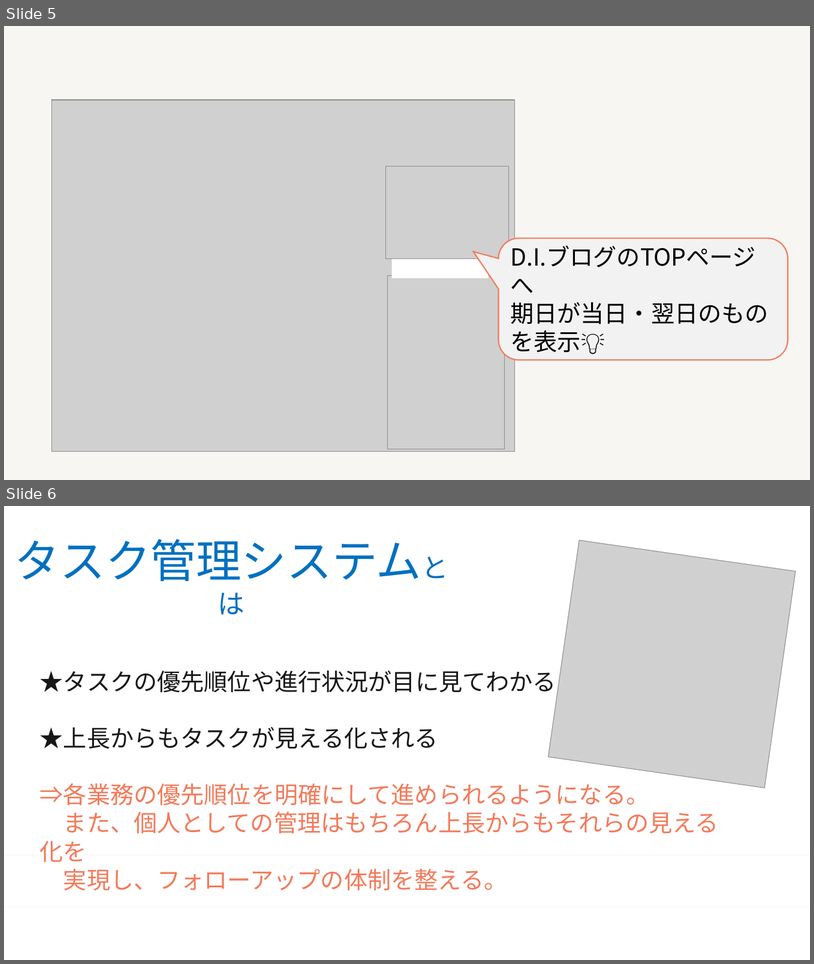
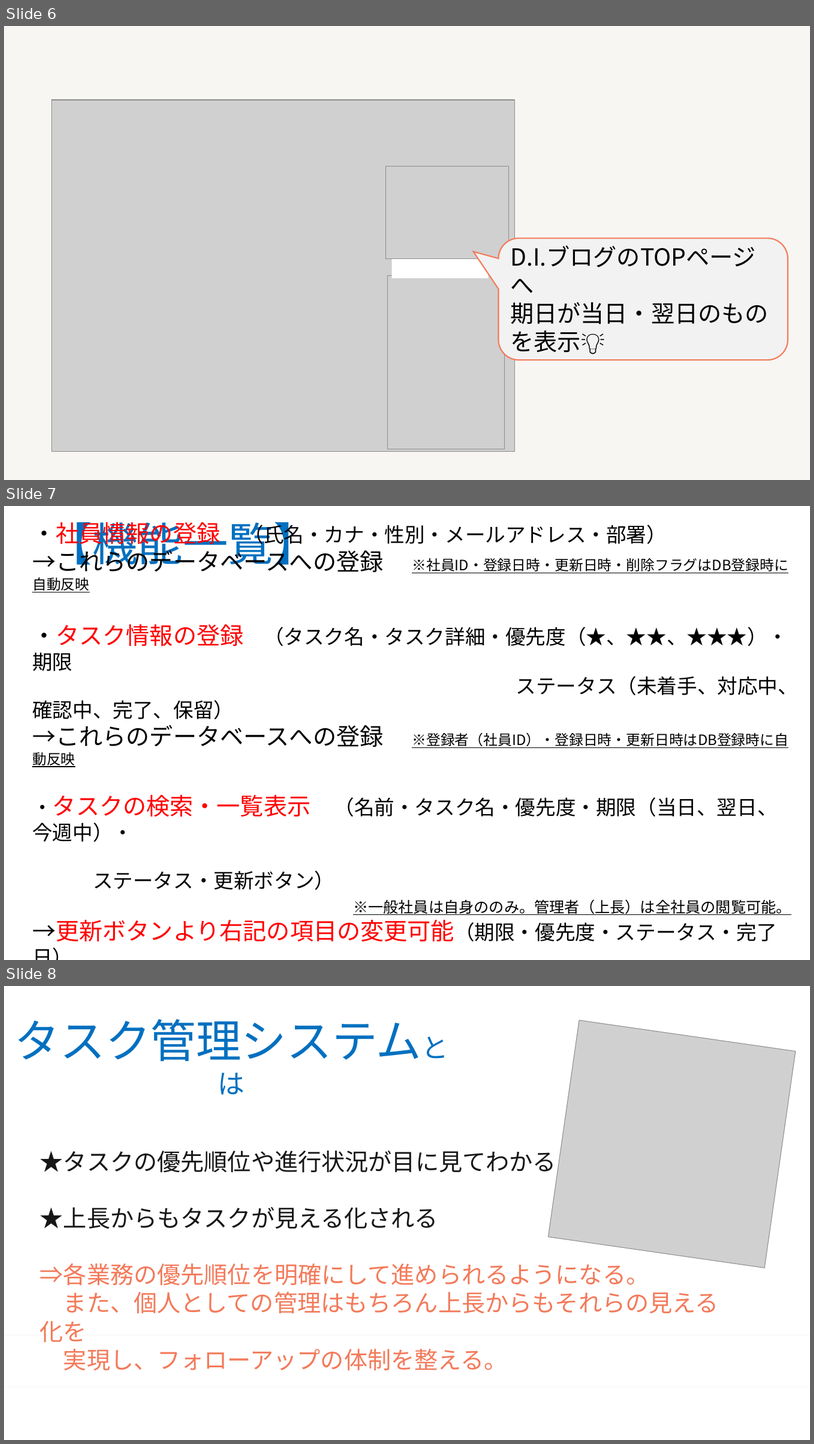
Before and after one commit to nozomi-watanabe1214/my_application, a slide deck: タスク管理システム.pptx. Shown one above the other, each under a label of ours: slides 5 and 6 before the commit, slides 6, 7 and 8 after it. The pictures are 814x964 and 814x1444 pixels, drawn with LibreOffice and Linux fonts; fonts in the diff are those of the drawing; grey boxes stand for pictures. Boxes give left, top, right and bottom in pixels: in the first picture for what was removed or moved away, otherwise in the second. Text is boxed around its words. In the diff, an @@ line names an element or a change of style, - is before the commit and + after.

Commit message:
タスク管理システム　紹介用パワーポイント（作成動機・機能一覧　記入）

```diff
--- a/タスク管理システム.pptx
+++ b/タスク管理システム.pptx
@@ slide 7 added at (4, 506, 810, 960), background #FFFFFF @@
@@ text added at (32, 522, 798, 942), 24 pt, text #000000 @@
+・社員情報の登録 （氏名・カナ・性別・メールアドレス・部署）
+→これらのデータベースへの登録 ※社員ID・登録日時・更新日時・削除フラグはDB登録時に自動反映
+・タスク情報の登録 （タスク名・タスク詳細・優先度（★、★★、★★★）・期限
+ステータス（未着手、対応中、確認中、完了、保留）
+→これらのデータベースへの登録 ※登録者（社員ID）・登録日時・更新日時はDB登録時に自動反映
+・タスクの検索・一覧表示 （名前・タスク名・優先度・期限（当日、翌日、今週中）・
+ステータス・更新ボタン）
+※一般社員は自身ののみ。管理者（上長）は全社員の閲覧可能。
+→更新ボタンより右記の項目の変更可能（期限・優先度・ステータス・完了日）
+・当日・翌日が期限のタスクをTOPページへ表示
@@ text added at (47, 522, 320, 571), 54 pt, text #0070C0 @@
+【機能一覧】
@@ what was slide 5 is now slide 6 @@
@@ what was slide 6 is now slide 8 @@
```
Also in this commit, not shown: 1 slide changed, 1 other slide added.
